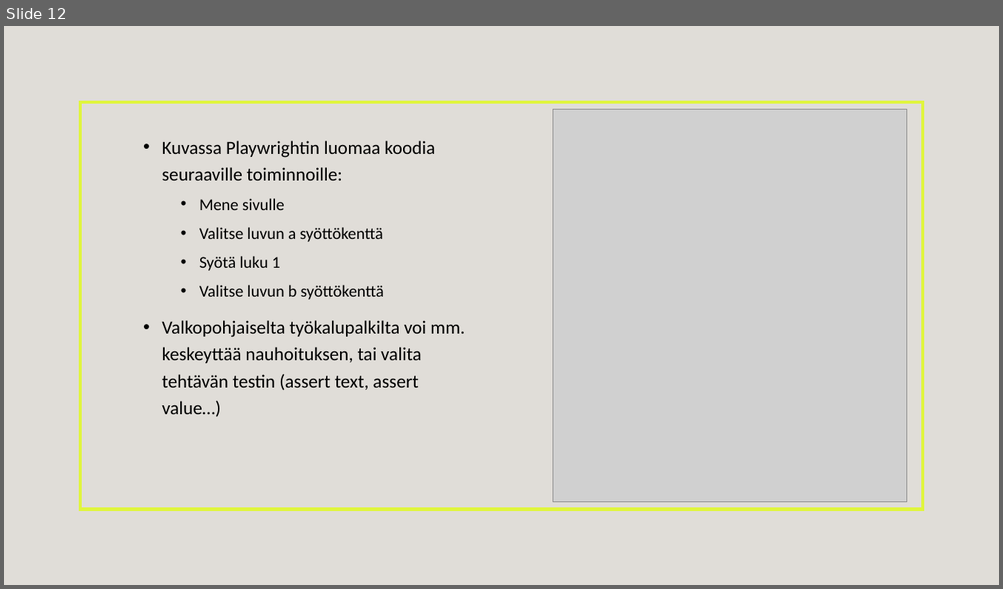
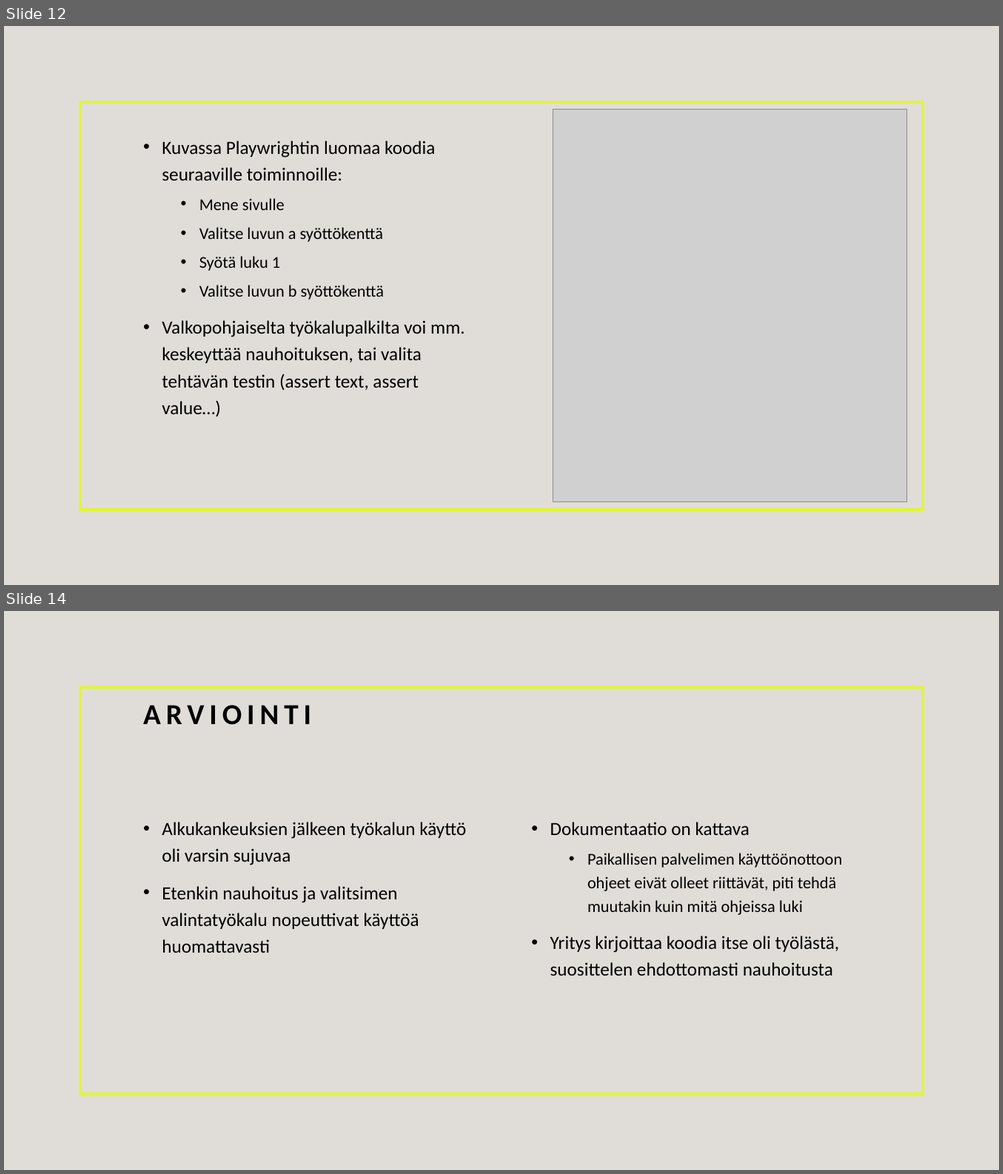
Before and after one commit to TeroAsilainen/ohjelmistotestaus-tyopaja, a slide deck: Playwright.pptx. Shown one above the other, each under a label of ours: slide 12 before the commit, slides 12 and 14 after it; the slides between them are not shown. The pictures are 1003x589 and 1003x1174 pixels, drawn with LibreOffice and Linux fonts; fonts in the diff are those of the drawing; grey boxes stand for pictures. Boxes give left, top, right and bottom in pixels: in the first picture for what was removed or moved away, otherwise in the second. Text is boxed around its words. In the diff, an @@ line names an element or a change of style, - is before the commit and + after.

```diff
--- a/Playwright.pptx
+++ b/Playwright.pptx
@@ slide 14 added at bbox=[4, 611, 999, 1170], background #E0DDD8; not listed: 1 template element that a slide beside it also shows @@
@@ title added at bbox=[143, 705, 311, 725], 28 pt, text #000000, bold @@
+ARVIOINTI
@@ text added at bbox=[162, 822, 466, 953], 18 pt, text #000000 @@
+• Alkukankeuksien jälkeen työkalun käyttö oli varsin sujuvaa
+• Etenkin nauhoitus ja valitsimen valintatyökalu nopeuttivat käyttöä huomattavasti
@@ text added at bbox=[550, 822, 842, 976], 16 pt, text #000000 @@
+• Dokumentaatio on kattava
+  • Paikallisen palvelimen käyttöönottoon ohjeet eivät olleet riittävät, piti tehdä muutakin kuin mitä ohjeissa luki
+• Yritys kirjoittaa koodia itse oli työlästä, suosittelen ehdottomasti nauhoitusta
```
Also in this commit, not shown: 2 slides changed, 2 other slides added, 4 other files.
